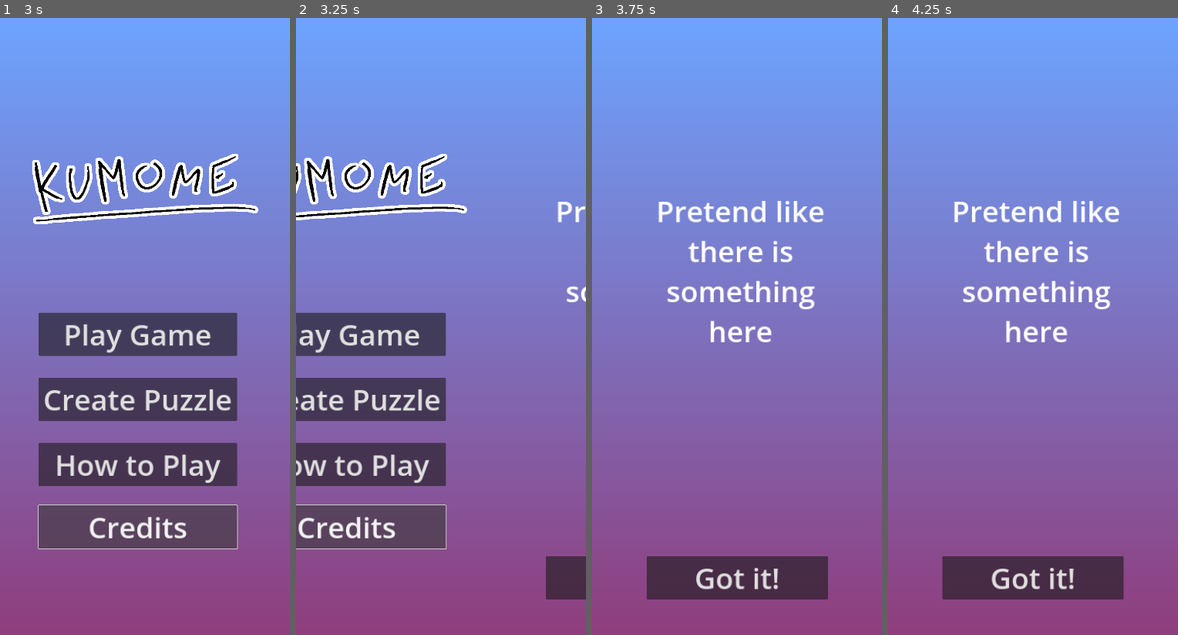
Above: before the commit, frames 1-4 (left to right).
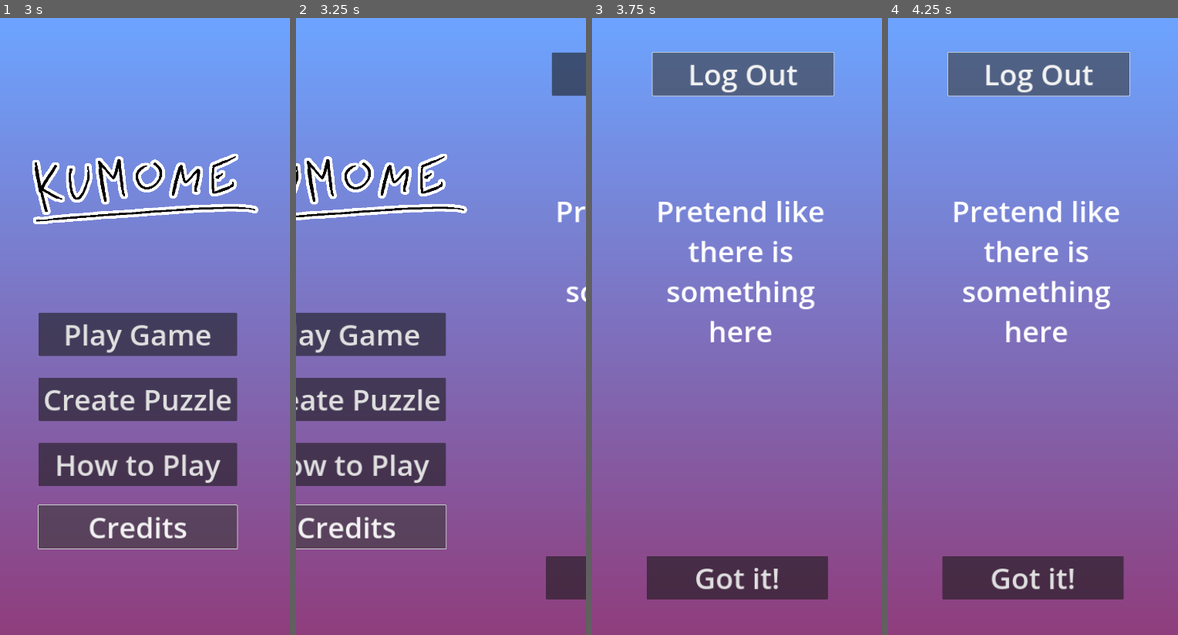
Above: after the commit, the same moments.

Repository: Boyquotes/Kumome-Godot
Game: Godot game, scene res://scenes/title.tscn
Two runs of this game, one before a commit and one after it. Both use one fixed random seed, a clock stepped at 60 frames per second and the inputs below. This scene is started directly instead of the project's main scene.
Inputs (mouse positions are in pixels of both pictures, inside the frame that each line leads up to):
- Up to frame 1 (3 s): move the mouse to (208, 295) at 0.52 s; click (208, 295) at 0.67 s; move the mouse to (87, 357) at 1.27 s; click (87, 357) at 1.42 s; tap Enter at 2 s; move the mouse to (174, 190) at 2.02 s; click (174, 190) at 2.17 s; click "Credits" at 2.75 s
- Up to frame 2 (3.25 s): no input
- Up to frame 3 (3.75 s): click (780, 73) at 3.5 s, where only the run after the commit has a clickable "Log Out"
- Up to frame 4 (4.25 s): no input

Frame 1 is identical in both runs. In frame 2, 0.8% of the frame differs, in the area x 88-100%, y 5-13%; in frame 3, 4.6%, in the area x 20-84%, y 5-13%; in frame 4, 4.6%.

Commit message:
Log out

Diff:
--- a/scenes/title.tscn
+++ b/scenes/title.tscn
@@ -278,6 +278,22 @@
 grow_vertical = 0
 theme_override_font_sizes/font_size = 80
 text = "Got it!"
+
+[node name="log_out" type="Button" parent="credits"]
+layout_mode = 1
+anchors_preset = 7
+anchor_left = 0.5
+anchor_top = 1.0
+anchor_right = 0.5
+anchor_bottom = 1.0
+offset_left = -234.0
+offset_top = -1604.0
+offset_right = 266.0
+offset_bottom = -1486.0
+grow_horizontal = 2
+grow_vertical = 0
+theme_override_font_sizes/font_size = 80
+text = "Log Out"
 
 [node name="RichTextLabel" type="RichTextLabel" parent="credits"]
 layout_mode = 0
@@ -296,3 +312,4 @@
 [connection signal="pressed" from="buttons/play" to="." method="_on_play_pressed"]
 [connection signal="pressed" from="how_to/got_it" to="." method="_on_got_it_pressed"]
 [connection signal="pressed" from="credits/got_it" to="." method="_on_got_it_pressed"]
+[connection signal="pressed" from="credits/log_out" to="." method="_on_log_out_pressed"]
--- a/scripts/global_autoload.gd
+++ b/scripts/global_autoload.gd
@@ -34,9 +34,15 @@
 	settings[st] = val
 
 func log_in(user : Dictionary):
-	print(user)
 	active_user.logged_in = true
 	#active_user.username = user.username
+	save_user()
+
+func log_out():
+	active_user = {logged_in = false}
+	save_user()
+
+func save_user():
 	var file = FileAccess.open(USER_PATH, FileAccess.WRITE)
 	file.store_var(active_user)
 
--- a/scripts/title.gd
+++ b/scripts/title.gd
@@ -85,3 +85,8 @@
 
 func _on_puzzles_pressed():
 	goto_puzzle_editor()
+
+
+func _on_log_out_pressed():
+	Global.log_out()
+	swap_to_scene(preload("res://scenes/log_in.tscn"))
